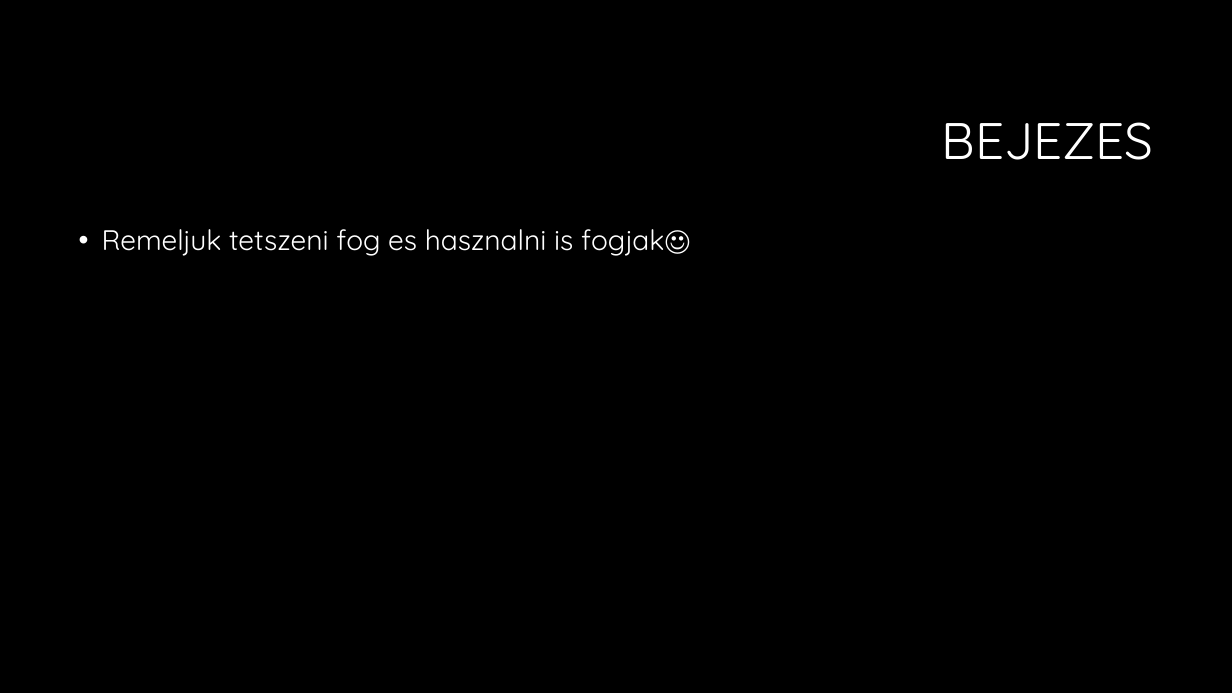
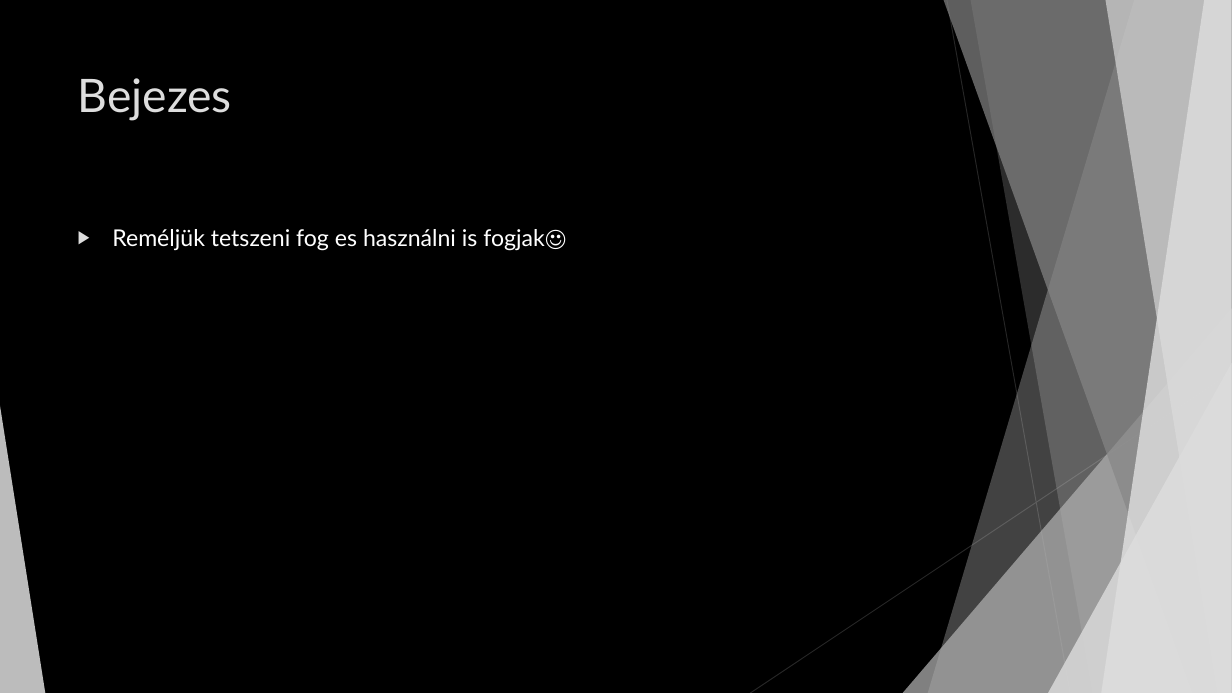
Before and after one commit to figurapeter-10327-hue/rudolfosujitottrepo, a slide deck: slide 9 of Kapcsolati ALkalmazás.pptx. Drawn at 1232x693 pixels with LibreOffice and Linux fonts; fonts in the diff are those of the drawing; background and template pictures are left out. Boxes give left, top, right and bottom in pixels: in the first picture for what was removed or moved away, otherwise in the second. Text is boxed around its words. In the diff, an @@ line names an element or a change of style, - is before the commit and + after.

```diff
--- a/Kapcsolati ALkalmazás.pptx
+++ b/Kapcsolati ALkalmazás.pptx
@@ title "Bejezes" at (78, 78, 232, 121): vertical alignment middle to top @@
@@ title at (78, 78, 232, 121): text changed; size 40 to 36 pt; font Quicksand to Lato; text colour #FFFFFF to #DDDDDD @@
-BEJEZES
+Bejezes
@@ text at (112, 229, 566, 251): text changed; size 22 to 18 pt; font Quicksand to Lato @@
-• Remeljuk tetszeni fog es hasznalni is fogjak☺
+▶ Reméljük tetszeni fog es használni is fogjak☺
@@ group added at (0, 0, 1232, 693): 5 freeform shapes, 3 triangles, 2 lines @@
```
Also in this commit, not shown: 8 other slides changed.
